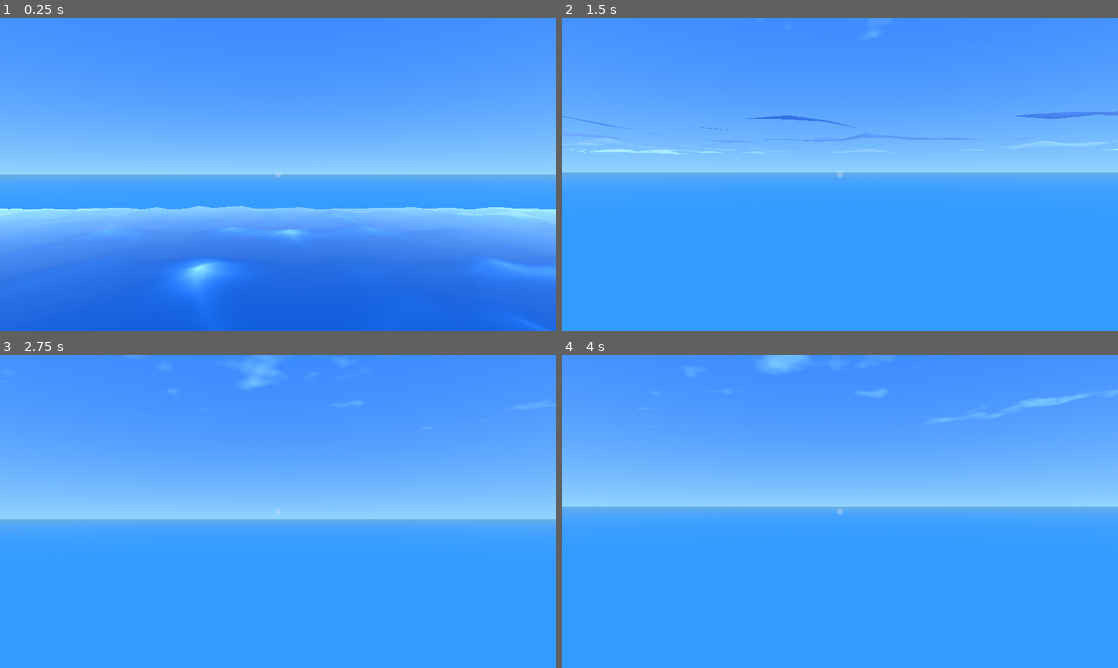
Above: before the commit, frames 1-4 (two rows, left to right).
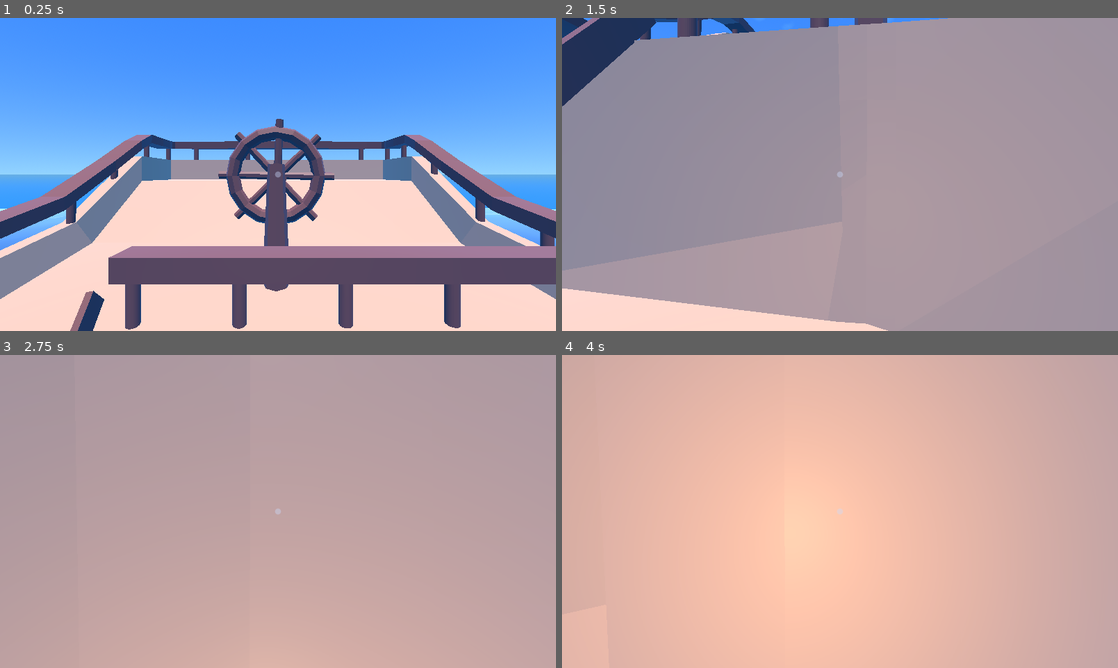
Above: after the commit, the same moments.

Repository: K0MaR1K/FishingForStorm
Game: Godot game, scene res://scenes/test_scene.tscn
Same seed, same stepped clock (60 frames per second), same inputs: the game is played once before the commit and once after it.
Inputs (mouse positions are in pixels of both pictures, inside the frame that each line leads up to):
- Up to frame 1 (0.25 s): no input
- Up to frame 2 (1.5 s): move the mouse to (867, 174) at 0.52 s; hold Ctrl (crouch) 0.53-1.28 s; hold W (forward) from 0.53 s (still down); tap Space (jump) at 0.77 s; move the mouse to (812, 174) at 1.27 s; click (812, 174) at 1.35 s
- Up to frame 3 (2.75 s): keep holding W (forward); tap Space (jump) at 1.52 s; move the mouse to (289, 505) at 2.02 s; hold Right mouse button (interact2) from 2.03 s (still down)
- Up to frame 4 (4 s): keep holding W (forward); tap Enter at 2.75 s; move the mouse to (834, 517) at 2.77 s; release Right mouse button (interact2) at 2.78 s; tap Shift (sprint) at 2.85 s; tap Space (jump) at 3.02, 3.77 s; move the mouse to (878, 514) at 3.52 s; hold Ctrl (crouch) from 3.53 s (still down)

The runs differ from the first frame. In frame 1, 54% of the frame differs, in the area x 0-100%, y 32-100%; in frame 2, 99%; in frame 3, 100%, in the area x 0-100%, y 0-100%; in frame 4, 100%.

Commit message:
fix ship.tscn

Diff:
--- a/scenes/ship.tscn
+++ b/scenes/ship.tscn
@@ -1,37 +1,76 @@
-[gd_scene load_steps=9 format=3 uid="uid://ik6isrf6c2jt"]
+[gd_scene load_steps=11 format=3 uid="uid://ik6isrf6c2jt"]
 
-[ext_resource type="PackedScene" uid="uid://w74exyjxo67u" path="res://assets/models/items/ShipCollision.glb" id="1_7lohx"]
+[ext_resource type="PackedScene" uid="uid://cmrk4kipf4ety" path="res://assets/models/items/Ship2.glb" id="1_l4hqr"]
 [ext_resource type="Script" path="res://scripts/ship.gd" id="2_0o2k5"]
 [ext_resource type="PackedScene" uid="uid://cy0cnc8uccist" path="res://scenes/Tasks/repair_task.tscn" id="2_2oxk1"]
 [ext_resource type="Material" uid="uid://billcabj1j5s5" path="res://assets/textures/water.tres" id="4_6m6rm"]
 [ext_resource type="PackedScene" uid="uid://c0moaioc8dy8s" path="res://scenes/Tasks/bucket_task.tscn" id="5_3byml"]
+[ext_resource type="PackedScene" uid="uid://t5l20egebs1u" path="res://assets/models/items/Plank2.glb" id="6_7k1as"]
+[ext_resource type="PackedScene" uid="uid://muj2oduds0l6" path="res://assets/models/items/Plank3.glb" id="7_rt18v"]
 
-[sub_resource type="BoxShape3D" id="BoxShape3D_rypsd"]
-size = Vector3(2.07593, 0.383789, 3.80269)
+[sub_resource type="BoxShape3D" id="BoxShape3D_piq1m"]
+size = Vector3(1.5, 4.81273, 0.230859)
 
-[node name="Ship" instance=ExtResource("1_7lohx")]
+[sub_resource type="BoxShape3D" id="BoxShape3D_dyrlc"]
+size = Vector3(1.5, 3.11551, 0.2)
+
+[sub_resource type="BoxMesh" id="BoxMesh_jadsu"]
+material = ExtResource("4_6m6rm")
+size = Vector3(9.11, -0.565, 12.125)
+
+[node name="Ship" instance=ExtResource("1_l4hqr")]
 script = ExtResource("2_0o2k5")
 
 [node name="collision" parent="." index="1"]
 collision_layer = 2
 collision_mask = 5
 
-[node name="RepairTasks" type="Node3D" parent="." index="2"]
+[node name="StairColliders" type="Node3D" parent="." index="2"]
+transform = Transform3D(1, -7.10543e-15, -7.10543e-15, 0, 1, 0, -4.30333e-22, 0, 1, 9.31323e-10, 0, -5.03451e-17)
+
+[node name="StaticBody3D" type="StaticBody3D" parent="StairColliders" index="0"]
+transform = Transform3D(1, 0, 0, 0, 0.734251, 0.678878, 0, -0.678878, 0.734251, -3.20341, -2.98067, -2.07536)
+collision_layer = 2
+collision_mask = 5
+
+[node name="CollisionShape3D" type="CollisionShape3D" parent="StairColliders/StaticBody3D" index="0"]
+transform = Transform3D(1, 0, 0, 0, 1, 0, 0, 0, 1, 0, 0.0789809, -0.124574)
+shape = SubResource("BoxShape3D_piq1m")
+
+[node name="StaticBody3D2" type="StaticBody3D" parent="StairColliders" index="1"]
+transform = Transform3D(-1, 5.93986e-08, -6.41447e-08, -1.32432e-08, 0.622337, 0.782749, 8.64139e-08, 0.782749, -0.622337, -3.49101, -3.08701, 6.38875)
+collision_layer = 2
+collision_mask = 5
+
+[node name="CollisionShape3D" type="CollisionShape3D" parent="StairColliders/StaticBody3D2" index="0"]
+transform = Transform3D(1, -7.44713e-10, -6.83031e-10, 7.38254e-10, 0.999936, -0.0115714, 6.91589e-10, 0.0115726, 0.999933, 0, -0.0139308, 0.0211959)
+shape = SubResource("BoxShape3D_dyrlc")
+
+[node name="StaticBody3D3" type="StaticBody3D" parent="StairColliders" index="2"]
+transform = Transform3D(-1, 5.93986e-08, -6.41447e-08, -1.32432e-08, 0.622337, 0.782749, 8.64139e-08, 0.782749, -0.622337, 2.85913, -3.08701, 6.38875)
+collision_layer = 2
+collision_mask = 5
+
+[node name="CollisionShape3D" type="CollisionShape3D" parent="StairColliders/StaticBody3D3" index="0"]
+transform = Transform3D(1, -7.44713e-10, -6.83031e-10, 7.38254e-10, 0.999936, -0.0115714, 6.91589e-10, 0.0115726, 0.999933, 0, -0.0139308, 0.0211959)
+shape = SubResource("BoxShape3D_dyrlc")
+
+[node name="RepairTasks" type="Node3D" parent="." index="3"]
 
 [node name="RepairTask" parent="RepairTasks" index="0" instance=ExtResource("2_2oxk1")]
 transform = Transform3D(1, 0, 0, 0, 1, 0, 0, 0, 1, 0, -4.1853, -0.58553)
 
 [node name="RepairTask4" parent="RepairTasks" index="1" instance=ExtResource("2_2oxk1")]
-transform = Transform3D(1, 0, 0, 0, 1, 0, 0, 0, 1, -1.27865, -4.05007, -2.42625)
+transform = Transform3D(1, 0, 0, 0, 0.998652, -0.0519002, 0, 0.0519002, 0.998652, -1.27865, -4.07294, -2.42625)
 
 [node name="RepairTask5" parent="RepairTasks" index="2" instance=ExtResource("2_2oxk1")]
-transform = Transform3D(1, 0, 0, 0, -0.0023911, -0.999997, 0, 0.999997, -0.0023911, -1.27865, -3.17485, -3.87444)
+transform = Transform3D(1, 0, 0, 0, -0.063017, -0.998012, 0, 0.998012, -0.063017, -1.27865, -3.17485, -3.88678)
 
 [node name="RepairTask6" parent="RepairTasks" index="3" instance=ExtResource("2_2oxk1")]
-transform = Transform3D(1, 0, 0, 0, -4.37114e-08, -1, 0, 1, -4.37114e-08, 0.440101, -2.81703, -3.73834)
+transform = Transform3D(0.99998, -0.00637041, 2.78459e-10, 0, -4.37114e-08, -1, 0.00637041, 0.99998, -4.37105e-08, 0.440101, -2.81703, -3.79564)
 
 [node name="RepairTask7" parent="RepairTasks" index="4" instance=ExtResource("2_2oxk1")]
-transform = Transform3D(1, 0, 0, 0, -4.37114e-08, -1, 0, 1, -4.37114e-08, 2.83678, -3.63852, -3.73834)
+transform = Transform3D(0.997368, -0.0725071, 3.16939e-09, 0, -4.37114e-08, -1, 0.0725071, 0.997368, -4.35963e-08, 2.83678, -3.63852, -3.7852)
 
 [node name="RepairTask2" parent="RepairTasks" index="5" instance=ExtResource("2_2oxk1")]
 transform = Transform3D(1, 0, 0, 0, 1, 0, 0, 0, 1, 2.0909, -4.14089, 0.639555)
@@ -73,7 +112,7 @@
 transform = Transform3D(1, 0, 0, 0, -4.37114e-08, 1, 0, -1, -4.37114e-08, -1.11341, -2.86224, 7.51519)
 
 [node name="RepairTask3" parent="RepairTasks" index="18" instance=ExtResource("2_2oxk1")]
-transform = Transform3D(1, 0, 0, 0, 1, 0, 0, 0, 1, 1.40819, -4.10926, -1.49116)
+transform = Transform3D(1, 0, 0, 0, 1, 0, 0, 0, 1, 1.40819, -4.12943, -1.49116)
 
 [node name="RepairTimer" type="Timer" parent="." index="4"]
 wait_time = 15.0
@@ -86,11 +125,12 @@
 [node name="BucketTask" parent="." index="6" instance=ExtResource("5_3byml")]
 transform = Transform3D(1, 0, 0, 0, 1, 0, 0, 0, 1, 0, -3.91, 1.8)
 
+[node name="DecorPlanks" type="Node3D" parent="." index="7"]
+
+[node name="Plank2" parent="DecorPlanks" index="0" instance=ExtResource("6_7k1as")]
+transform = Transform3D(1, 0, 0, 0, -4.37114e-08, 1, 0, -1, -4.37114e-08, -0.819786, -1.94617, 0.450777)
+
+[node name="Plank3" parent="DecorPlanks" index="1" instance=ExtResource("7_rt18v")]
+transform = Transform3D(1, 0, 0, 0, -4.37114e-08, -1, 0, 1, -4.37114e-08, 0, -2.08692, 1.08414)
+
 [connection signal="timeout" from="RepairTimer" to="." method="_on_repair_timer_timeout"]
-[node name="StaticBody3D" type="StaticBody3D" parent="." index="3"]
-collision_layer = 2
-collision_mask = 5
-
-[node name="CollisionShape3D" type="CollisionShape3D" parent="StaticBody3D" index="0"]
-transform = Transform3D(1, 0, 0, 0, 0.79038, 0.612617, 0, -0.612617, 0.79038, 0.355873, -3.23292, 6.40594)
-shape = SubResource("BoxShape3D_rypsd")
--- a/scenes/test_scene.tscn
+++ b/scenes/test_scene.tscn
@@ -1,5 +1,4 @@
-
-[gd_scene load_steps=13 format=3 uid="uid://dlb2spdov4i25"]
+[gd_scene load_steps=12 format=3 uid="uid://dlb2spdov4i25"]
 
 [ext_resource type="PackedScene" uid="uid://cng3pn2mfl6t7" path="res://scenes/water.tscn" id="1_8mnwv"]
 [ext_resource type="Script" path="res://scripts/main.gd" id="1_rbxda"]
